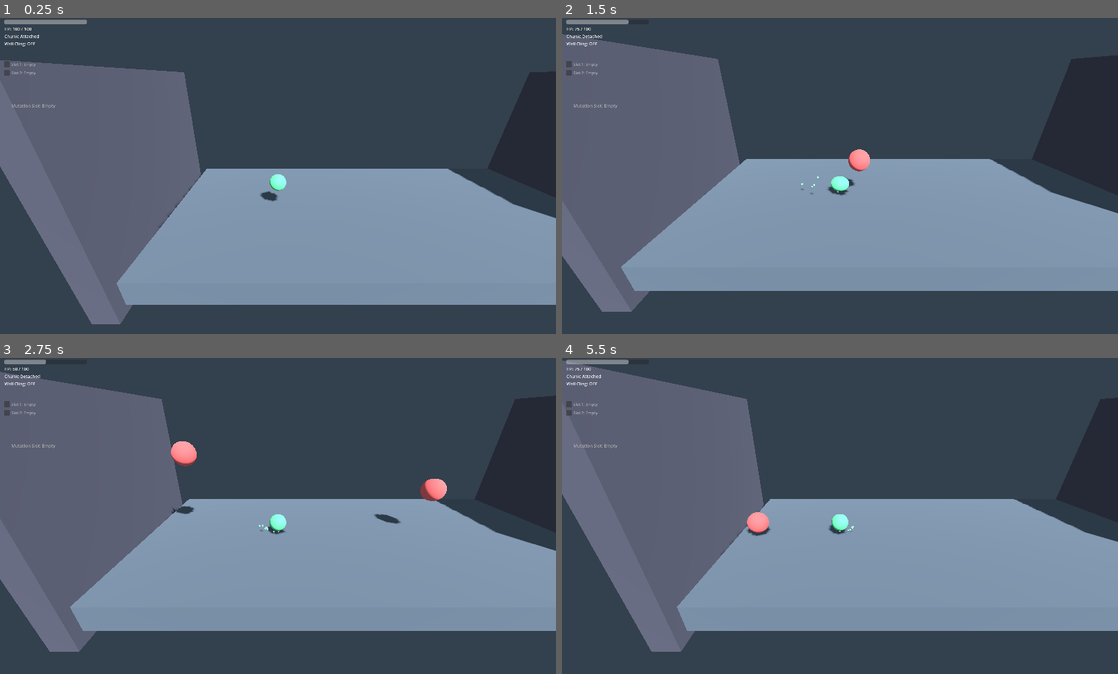
Above: before the commit, frames 1-4 (two rows, left to right).
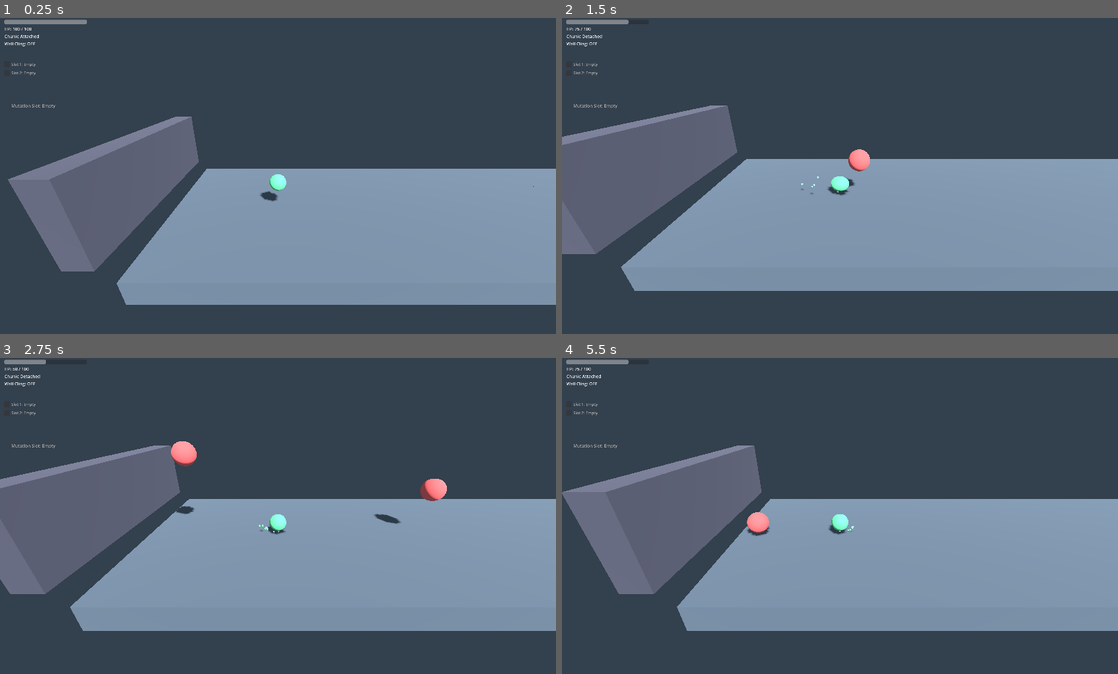
Above: after the commit, the same moments.

Repository: laazer/blobert
Game: Godot game, scene res://scenes/levels/containment_hall_01/containment_hall_01.tscn
The game is run twice, just before and just after one commit, with the same random seed, the same clock (stepped at 60 frames per second) and the same inputs.
Inputs (mouse positions are in pixels of both pictures, inside the frame that each line leads up to):
- Up to frame 1 (0.25 s): no input
- Up to frame 2 (1.5 s): move the mouse to (962, 172) at 0.52 s; hold D (move_right) 0.53-1.28 s; tap R (absorb) at 0.6 s; tap Space (jump) at 0.77 s; move the mouse to (728, 207) at 1.27 s; hold A (move_left) from 1.28 s (still down); tap E (detach) at 1.35 s
- Up to frame 3 (2.75 s): tap Space (jump) at 1.52 s; move the mouse to (333, 455) at 2.02 s; release A (move_left) at 2.03 s; hold D (move_right) from 2.03 s (still down); tap Q (detach_2) at 2.1 s
- Up to frame 4 (5.5 s): move the mouse to (812, 601) at 2.77 s; tap G (fuse) at 2.85 s; tap Space (jump) at 3.02, 3.77, 4.52 s; move the mouse to (1006, 582) at 3.52 s; release D (move_right) at 3.53 s; hold A (move_left) from 3.53 s (still down); tap F (infect) at 3.6 s; move the mouse to (673, 478) at 4.27 s; tap R (absorb) at 4.35 s; move the mouse to (867, 531) at 5.02 s; tap E (detach) at 5.1 s

The runs differ from the first frame. In frame 1, 14% of the frame differs, in the area x 0-100%, y 13-97%; in frame 2, 13%; in frame 3, 13%; in frame 4, 14%, in the area x 0-100%, y 0-93%.

Commit message:
fix: remove zone-blocking wall, reduce outer wall height in containment_hall_01
EntryRightBoundary at X=-10 was a solid 8m wall blocking traversal between
the entry corridor and mutation tease room. Removed entirely.
EntryLeftWall height reduced 8m → 3m (outer boundary, not a blocker).

Co-Authored-By: Claude Sonnet 4.6 <noreply@anthropic.com>

Diff:
--- a/scenes/levels/containment_hall_01/containment_hall_01.tscn
+++ b/scenes/levels/containment_hall_01/containment_hall_01.tscn
@@ -32,16 +32,10 @@
 size = Vector3(20, 1, 10)
 
 [sub_resource type="BoxShape3D" id="BoxShape3D_entry_left_wall"]
-size = Vector3(1, 8, 10)
+size = Vector3(1, 3, 10)
 
 [sub_resource type="BoxMesh" id="BoxMesh_entry_left_wall"]
-size = Vector3(1, 8, 10)
-
-[sub_resource type="BoxShape3D" id="BoxShape3D_entry_right_boundary"]
-size = Vector3(0.5, 8, 10)
-
-[sub_resource type="BoxMesh" id="BoxMesh_entry_right_boundary"]
-size = Vector3(0.5, 8, 10)
+size = Vector3(1, 3, 10)
 
 [sub_resource type="BoxShape3D" id="BoxShape3D_mutation_tease_floor"]
 size = Vector3(20, 1, 10)
@@ -182,16 +176,6 @@
 material_override = SubResource("Material_wall")
 mesh = SubResource("BoxMesh_entry_left_wall")
 
-[node name="EntryRightBoundary" type="StaticBody3D" parent="."]
-transform = Transform3D(1, 0, 0, 0, 1, 0, 0, 0, 1, -10, 2, 0)
-collision_mask = 3
-
-[node name="CollisionShape3D" type="CollisionShape3D" parent="EntryRightBoundary"]
-shape = SubResource("BoxShape3D_entry_right_boundary")
-
-[node name="MeshInstance3D" type="MeshInstance3D" parent="EntryRightBoundary"]
-material_override = SubResource("Material_wall")
-mesh = SubResource("BoxMesh_entry_right_boundary")
 
 [node name="MutationTeaseFloor" type="StaticBody3D" parent="."]
 transform = Transform3D(1, 0, 0, 0, 1, 0, 0, 0, 1, 0, 0, 0)
--- a/tests/levels/test_containment_hall_01.gd
+++ b/tests/levels/test_containment_hall_01.gd
@@ -56,7 +56,7 @@
 const STATIC_BODY_NAMES: Array[String] = [
 	"EntryFloor",
 	"EntryLeftWall",
-	"EntryRightBoundary",
+
 	"MutationTeaseFloor",
 	"MutationTeasePlatform",
 	"FusionFloor",
